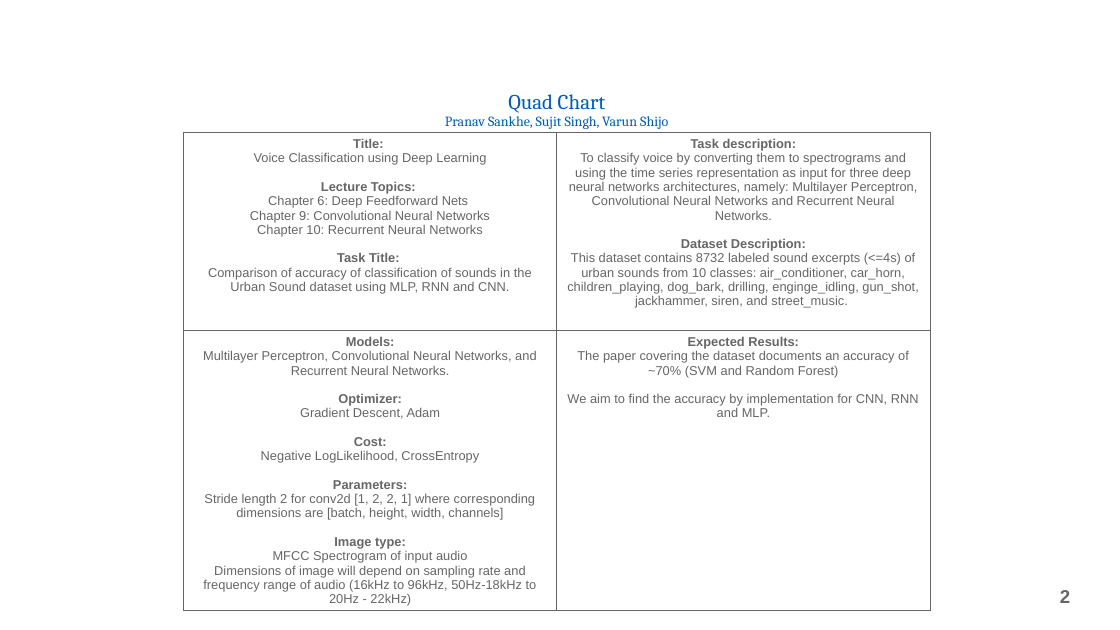
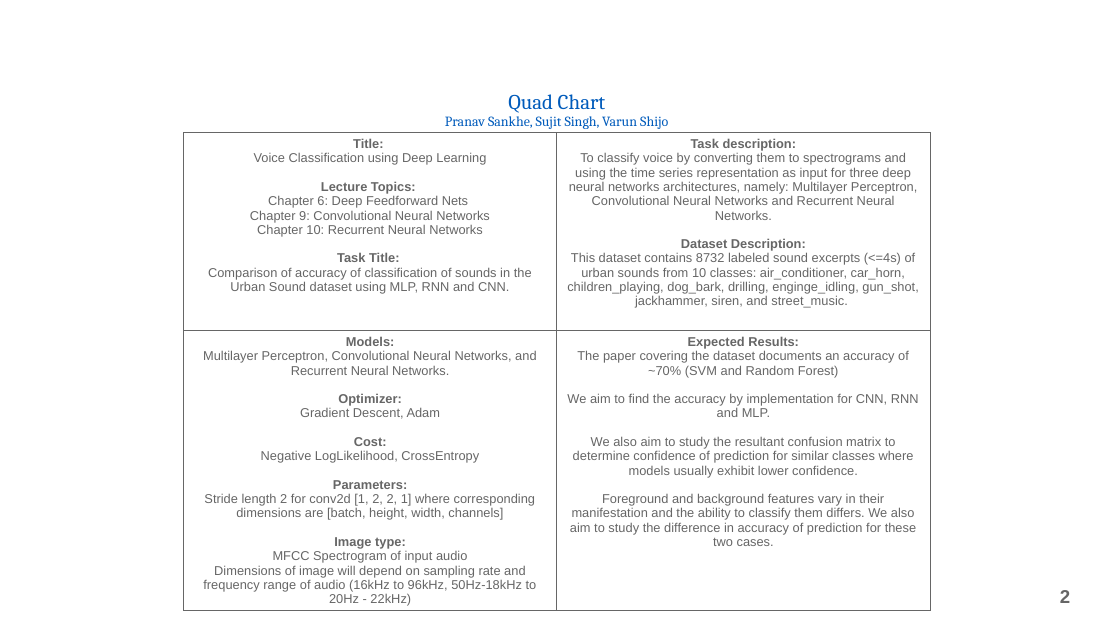
Before and after one commit to braininahat/deep-learning-cse676, a slide deck: slide 2 of Voice Classification using deep learning.pptx. Drawn at 1120x630 pixels with LibreOffice and Linux fonts; fonts in the diff are those of the drawing; background and template pictures are left out. Boxes give left, top, right and bottom in pixels: in the first picture for what was removed or moved away, otherwise in the second. Text is boxed around its words. In the diff, an @@ line names an element or a change of style, - is before the commit and + after.

Commit message:
Revised quad chart

```diff
--- a/Voice Classification using deep learning.pptx
+++ b/Voice Classification using deep learning.pptx
@@ table at (x1=184, y1=133, x2=930, y2=630) @@
-row 2, column 2: Expected Results: / The paper covering the dataset documents an accuracy of ~70% (SVM and Random Forest) / We aim to find the accuracy by implementation for CNN, RNN and MLP.
+row 2, column 2: Expected Results: / The paper covering the dataset documents an accuracy of ~70% (SVM and Random Forest) / We aim to find the accuracy by implementation for CNN, RNN and MLP. / We also aim to study the resultant confusion matrix to determine confidence of prediction for similar classes where models usually exhibit lower confidence. / Foreground and background features vary in their manifestation and the ability to classify them differs. We also aim to study the difference in accuracy of prediction for these two cases.
```
